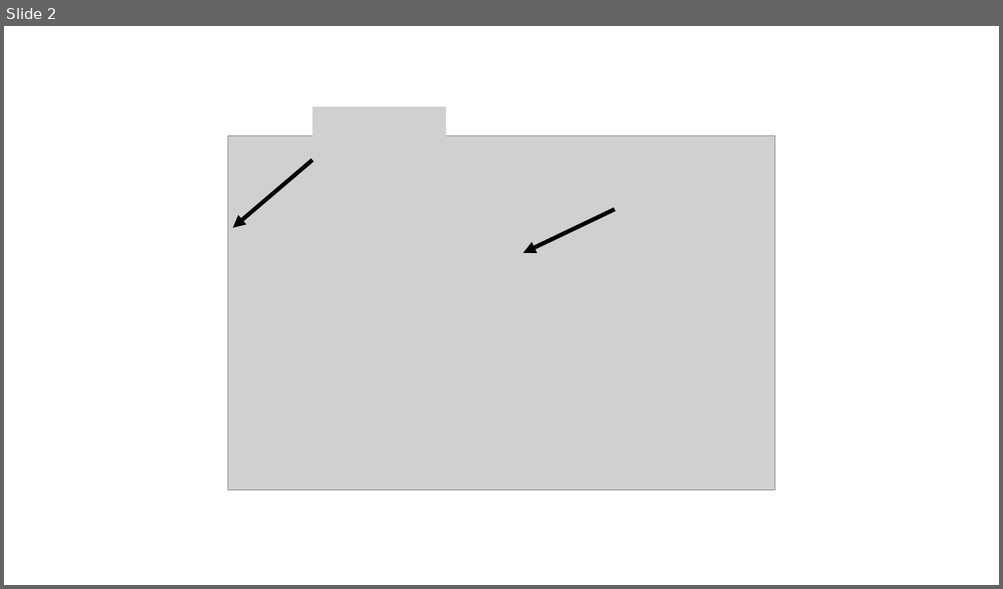
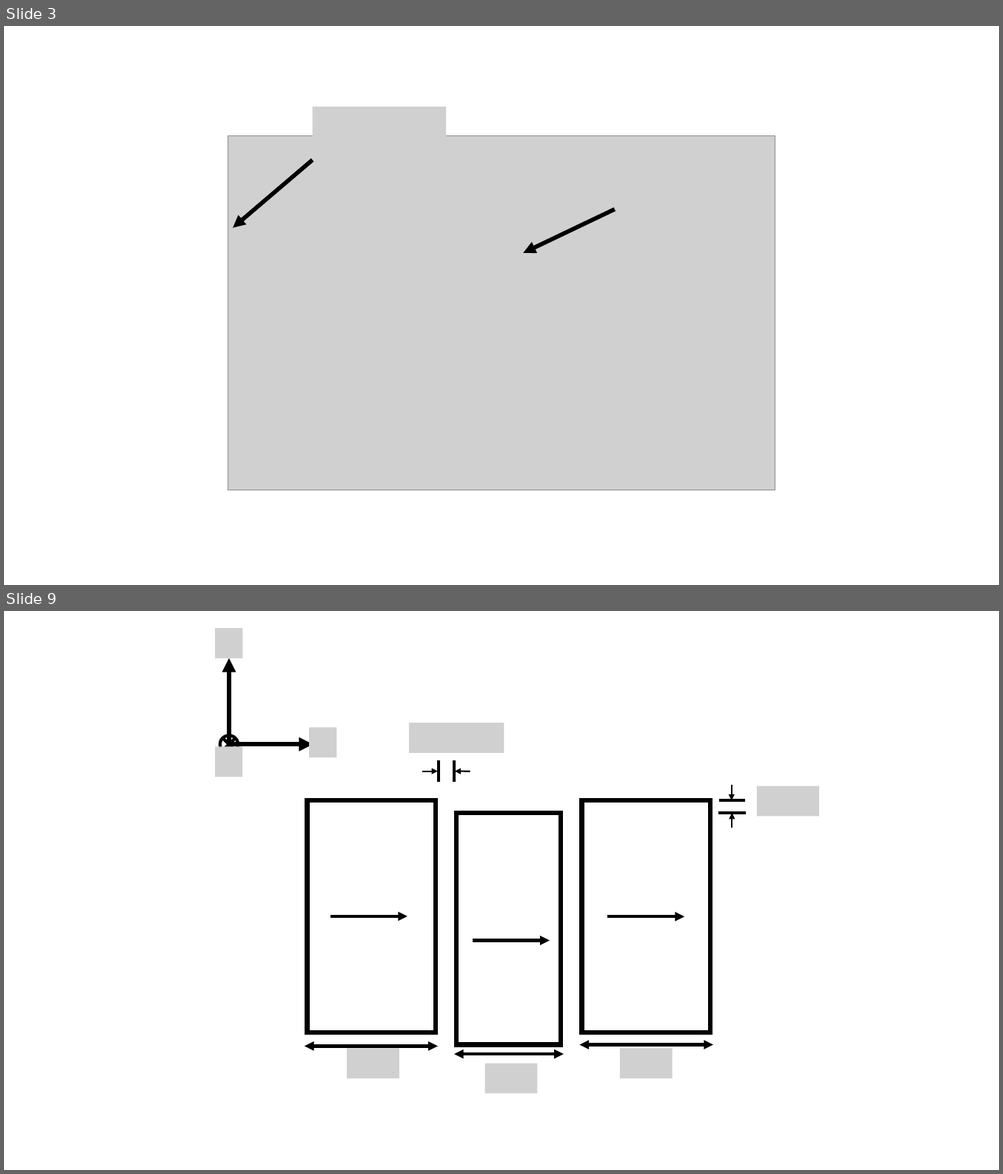
Before and after one commit to dmorin98/MRI-Research---Flow-Measurements-with-Low-Field, a slide deck: Figures/Figure.pptx. Shown one above the other, each under a label of ours: slide 2 before the commit, slides 3 and 9 after it; the slides between them are not shown. The pictures are 1003x589 and 1003x1174 pixels, drawn with LibreOffice and Linux fonts; fonts in the diff are those of the drawing; grey boxes stand for pictures. Boxes give left, top, right and bottom in pixels: in the first picture for what was removed or moved away, otherwise in the second. Text is boxed around its words. In the diff, an @@ line names an element or a change of style, - is before the commit and + after.

```diff
--- a/Figures/Figure.pptx
+++ b/Figures/Figure.pptx
@@ slide 9 added at <box>4,611,999,1170</box>, background #FFFFFF @@
@@ picture added at <box>215,628,243,658</box> @@
@@ arrow added from (229, 744) to (229, 658), #000000 4.5 pt @@
@@ flow chart summing junction added at <box>219,735,238,754</box>, fill #FFFFFF, outline #000000 3 pt @@
@@ picture added at <box>309,727,337,758</box> @@
@@ picture added at <box>409,723,504,753</box> @@
@@ picture added at <box>215,747,243,777</box> @@
@@ arrow added from (227, 744) to (313, 744), #000000 4.5 pt @@
@@ line added from (438, 783) to (438, 760), #000000 3 pt @@
@@ line added from (454, 783) to (454, 760), #000000 3 pt @@
@@ arrow added from (423, 772) to (438, 772), #000000 1.5 pt @@
@@ arrow added from (470, 772) to (455, 772), #000000 1.5 pt @@
@@ arrow added from (731, 785) to (731, 800), #000000 1.5 pt @@
@@ picture added at <box>757,786,819,816</box> @@
@@ rectangle added at <box>307,800,435,1033</box>, fill #FFFFFF, outline #000000 4.5 pt @@
@@ rectangle added at <box>581,800,710,1033</box>, fill #FFFFFF, outline #000000 4.5 pt @@
@@ line added from (719, 800) to (745, 800), #000000 3 pt @@
@@ rectangle added at <box>456,813,560,1045</box>, fill #FFFFFF, outline #000000 4.5 pt @@
@@ line added from (718, 813) to (745, 813), #000000 3 pt @@
@@ arrow added from (732, 828) to (732, 813), #000000 1.5 pt @@
@@ arrow added from (331, 917) to (407, 917), #000000 3 pt @@
@@ arrow added from (608, 917) to (685, 917), #000000 3 pt @@
@@ arrow added from (472, 941) to (549, 941), #000000 3 pt @@
@@ double arrow added from (304, 1047) to (438, 1047), #000000 3 pt @@
@@ picture added at <box>347,1049,398,1079</box> @@
@@ double arrow added from (454, 1054) to (563, 1054), #000000 3 pt @@
@@ double arrow added from (579, 1045) to (713, 1045), #000000 3 pt @@
@@ picture added at <box>620,1049,671,1079</box> @@
@@ picture added at <box>484,1064,537,1093</box> @@
@@ what was slide 2 is now slide 3 @@
```
Also in this commit, not shown: 7 other slides added, 30 other files.
